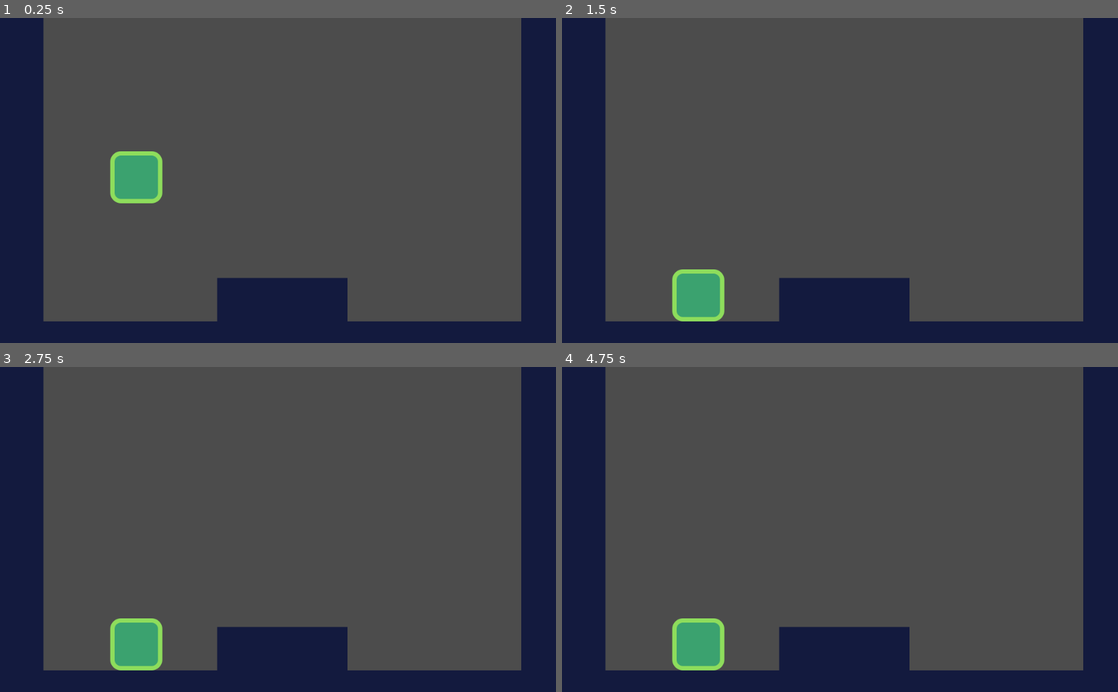
Above: before the commit, frames 1-4 (two rows, left to right).
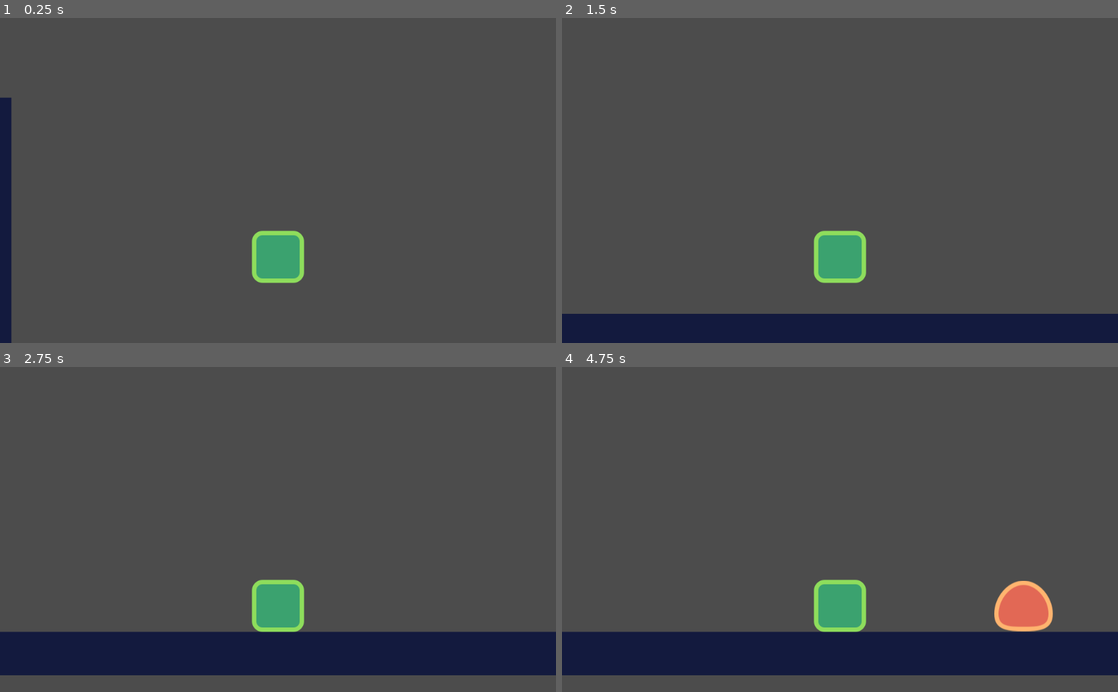
Above: after the commit, the same moments.

Repository: esteimanuel/learn-godot
Game: Godot game, scene res://src/Levels/LevelTemplate.tscn
Same seed, same stepped clock (60 frames per second), same inputs: the game is played once before the commit and once after it.
Inputs:
- Up to frame 1 (0.25 s): no input
- Up to frame 2 (1.5 s): hold Right (move_right, bound only after the commit) from 0.53 s (still down); tap Up (jump, bound only after the commit) at 0.6, 0.77, 1.07, 1.35 s
- Up to frame 3 (2.75 s): tap Up (jump, bound only after the commit) at 1.52, 1.82, 2.1 s; release Right (move_right, bound only after the commit) at 2.03 s; hold A (move_left, bound only after the commit) from 2.03 s (still down)
- Up to frame 4 (4.75 s): tap Enter at 2.75 s; release A (move_left, bound only after the commit) at 2.78 s; hold Right (move_right, bound only after the commit) 2.78-4.28 s; tap Up (jump, bound only after the commit) at 2.85, 3.02, 3.32, 3.6, 3.77, 4.07, 4.35, 4.52 s; hold A (move_left, bound only after the commit) from 4.28 s (still down)

The runs differ from the first frame. In frame 1, 24% of the frame differs, in the area x 0-100%, y 0-100%; in frame 2, 20%; in frame 3, 26%; in frame 4, 28%.

Commit message:
feat: add enemy

Diff:
--- a/project.godot
+++ b/project.godot
@@ -28,6 +28,30 @@
 
 common/drop_mouse_on_gui_input_disabled=true
 
+[input]
+
+move_left={
+"deadzone": 0.5,
+"events": [ Object(InputEventKey,"resource_local_to_scene":false,"resource_name":"","device":0,"alt":false,"shift":false,"control":false,"meta":false,"command":false,"pressed":false,"scancode":65,"physical_scancode":0,"unicode":0,"echo":false,"script":null)
+, Object(InputEventKey,"resource_local_to_scene":false,"resource_name":"","device":0,"alt":false,"shift":false,"control":false,"meta":false,"command":false,"pressed":false,"scancode":16777231,"physical_scancode":0,"unicode":0,"echo":false,"script":null)
+, Object(InputEventJoypadMotion,"resource_local_to_scene":false,"resource_name":"","device":0,"axis":0,"axis_value":-1.0,"script":null)
+ ]
+}
+move_right={
+"deadzone": 0.5,
+"events": [ Object(InputEventKey,"resource_local_to_scene":false,"resource_name":"","device":0,"alt":false,"shift":false,"control":false,"meta":false,"command":false,"pressed":false,"scancode":16777233,"physical_scancode":0,"unicode":0,"echo":false,"script":null)
+, Object(InputEventKey,"resource_local_to_scene":false,"resource_name":"","device":0,"alt":false,"shift":false,"control":false,"meta":false,"command":false,"pressed":false,"scancode":68,"physical_scancode":0,"unicode":0,"echo":false,"script":null)
+, Object(InputEventJoypadMotion,"resource_local_to_scene":false,"resource_name":"","device":0,"axis":0,"axis_value":1.0,"script":null)
+ ]
+}
+jump={
+"deadzone": 0.5,
+"events": [ Object(InputEventKey,"resource_local_to_scene":false,"resource_name":"","device":0,"alt":false,"shift":false,"control":false,"meta":false,"command":false,"pressed":false,"scancode":16777232,"physical_scancode":0,"unicode":0,"echo":false,"script":null)
+, Object(InputEventKey,"resource_local_to_scene":false,"resource_name":"","device":0,"alt":false,"shift":false,"control":false,"meta":false,"command":false,"pressed":false,"scancode":87,"physical_scancode":0,"unicode":0,"echo":false,"script":null)
+, Object(InputEventJoypadMotion,"resource_local_to_scene":false,"resource_name":"","device":0,"axis":1,"axis_value":-1.0,"script":null)
+ ]
+}
+
 [layer_names]
 
 2d_physics/layer_1="player"
--- a/src/Actors/Actor.gd
+++ b/src/Actors/Actor.gd
@@ -1,11 +1,9 @@
 extends KinematicBody2D
 class_name Actor
 
-export var speed = Vector2(300.0, 1000.0)
-export var gravity: = 3000.0
+const FLOOR_NORMAL: = Vector2.UP
 
-var velocity: = Vector2.ZERO
+export var _speed: = Vector2(300.0, 1000.0)
+export var _gravity: = 3000.0
 
-func _physics_process(delta: float) -> void:
-	velocity.y += gravity * delta
-	velocity = move_and_slide(velocity)
+var _velocity: = Vector2.ZERO
--- /dev/null
+++ b/src/Actors/Enemy.gd
@@ -0,0 +1,17 @@
+extends Actor
+
+func _ready() -> void:
+	set_physics_process(false)
+	_velocity.x = -_speed.x
+
+func _on_StompDetector_body_entered(body: Node) -> void:
+	if body.global_position.y > get_node("StompDetector").global_position.y:
+		return
+	get_node("CollisionShape2D").disabled = true
+	queue_free()
+
+func _physics_process(delta: float) -> void:
+	_velocity.y += _gravity * delta
+	if is_on_wall():
+		_velocity.x *= -1.0 # turn around if enemy hits wall
+	_velocity.y = move_and_slide(_velocity, FLOOR_NORMAL).y
--- /dev/null
+++ b/src/Actors/Enemy.tscn
@@ -0,0 +1,38 @@
+[gd_scene load_steps=5 format=2]
+
+[ext_resource path="res://assets/enemy.png" type="Texture" id=1]
+[ext_resource path="res://src/Actors/Enemy.gd" type="Script" id=2]
+
+[sub_resource type="RectangleShape2D" id=1]
+extents = Vector2( 45.5, 33.5 )
+
+[sub_resource type="RectangleShape2D" id=2]
+extents = Vector2( 44, 12.5 )
+
+[node name="Enemy" type="KinematicBody2D"]
+collision_layer = 2
+collision_mask = 9
+script = ExtResource( 2 )
+
+[node name="enemy" type="Sprite" parent="."]
+position = Vector2( 0, -48 )
+texture = ExtResource( 1 )
+
+[node name="CollisionShape2D" type="CollisionShape2D" parent="."]
+position = Vector2( 0.5, -33.5 )
+shape = SubResource( 1 )
+
+[node name="VisibilityEnabler2D" type="VisibilityEnabler2D" parent="."]
+position = Vector2( -2.38419e-06, -33 )
+scale = Vector2( 5.4, 3.3 )
+process_parent = true
+physics_process_parent = true
+
+[node name="StompDetector" type="Area2D" parent="."]
+collision_layer = 2
+
+[node name="CollisionShape2D" type="CollisionShape2D" parent="StompDetector"]
+position = Vector2( 0, -79.5 )
+shape = SubResource( 2 )
+
+[connection signal="body_entered" from="StompDetector" to="." method="_on_StompDetector_body_entered"]
--- a/src/Actors/Player.gd
+++ b/src/Actors/Player.gd
@@ -1 +1,42 @@
 extends Actor
+
+export var stomp_impulse: = 1000.0
+
+func _on_EnemyDetector_area_entered(area: Area2D) -> void:
+	_velocity = calculate_stomp_velocity(_velocity, stomp_impulse)
+
+func _on_EnemyDetector_body_entered(body: Node) -> void:
+	queue_free()
+
+func _physics_process(delta: float) -> void:
+	var is_jump_interrupted: = Input.is_action_just_released("jump") and _velocity.y < 0.0
+	var direction: = get_direction()
+	_velocity = calculate_move_velocity(_velocity, direction, _speed, delta, is_jump_interrupted)
+	_velocity = move_and_slide(_velocity, FLOOR_NORMAL)
+
+func get_direction() -> Vector2:
+	return Vector2(
+		Input.get_action_strength("move_right") - Input.get_action_strength("move_left"),
+		-1.0 if Input.is_action_just_pressed("jump") and is_on_floor() else 1.0
+	)
+
+func calculate_move_velocity(
+		linear_velocity:Vector2,
+		direction: Vector2,
+		_speed: Vector2,
+		delta: float,
+		is_jump_interrupted: bool
+	) -> Vector2:
+	var new_velocity: = linear_velocity
+	new_velocity.x = _speed.x * direction.x
+	new_velocity.y += _gravity * delta
+	if direction.y == -1.0:
+		new_velocity.y = _speed.y * direction.y
+	if is_jump_interrupted:
+		new_velocity.y = 0.0
+	return new_velocity
+
+func calculate_stomp_velocity(linear_velocity:Vector2, impulse:float) -> Vector2:
+	var out: = linear_velocity
+	out.y = -impulse
+	return out
--- a/src/Actors/Player.tscn
+++ b/src/Actors/Player.tscn
@@ -6,7 +6,11 @@
 [sub_resource type="RectangleShape2D" id=1]
 extents = Vector2( 40, 40 )
 
+[sub_resource type="RectangleShape2D" id=2]
+extents = Vector2( 46, 43 )
+
 [node name="Player" type="KinematicBody2D"]
+collision_mask = 8
 script = ExtResource( 2 )
 
 [node name="Player" type="Sprite" parent="."]
@@ -16,3 +20,19 @@
 [node name="CollisionShape2D" type="CollisionShape2D" parent="."]
 position = Vector2( 0, -40 )
 shape = SubResource( 1 )
+
+[node name="Camera2D" type="Camera2D" parent="."]
+position = Vector2( 0, -189 )
+current = true
+
+[node name="EnemyDetector" type="Area2D" parent="."]
+collision_layer = 0
+collision_mask = 2
+
+[node name="CollisionShape2D" type="CollisionShape2D" parent="EnemyDetector"]
+modulate = Color( 0.117647, 0.0705882, 0.658824, 1 )
+position = Vector2( 0, -43 )
+shape = SubResource( 2 )
+
+[connection signal="area_entered" from="EnemyDetector" to="." method="_on_EnemyDetector_area_entered"]
+[connection signal="body_entered" from="EnemyDetector" to="." method="_on_EnemyDetector_body_entered"]
--- a/src/Levels/LevelTemplate.tscn
+++ b/src/Levels/LevelTemplate.tscn
@@ -1,15 +1,21 @@
-[gd_scene load_steps=3 format=2]
+[gd_scene load_steps=4 format=2]
 
 [ext_resource path="res://assets/tileset.tres" type="TileSet" id=1]
 [ext_resource path="res://src/Actors/Player.tscn" type="PackedScene" id=2]
+[ext_resource path="res://src/Actors/Enemy.tscn" type="PackedScene" id=3]
 
 [node name="LevelTemplate" type="Node2D"]
 
 [node name="TileMap" type="TileMap" parent="."]
 tile_set = ExtResource( 1 )
 cell_size = Vector2( 80, 80 )
+collision_layer = 8
+collision_mask = 0
 format = 1
-tile_data = PoolIntArray( 0, 0, 0, 12, 0, 0, 65536, 0, 0, 65548, 0, 0, 131072, 0, 0, 131084, 0, 0, 196608, 0, 0, 196620, 0, 0, 262144, 0, 0, 262156, 0, 0, 327680, 0, 0, 327692, 0, 0, 393216, 0, 0, 393221, 0, 0, 393222, 0, 0, 393223, 0, 0, 393228, 0, 0, 458752, 0, 0, 458753, 0, 0, 458754, 0, 0, 458755, 0, 0, 458756, 0, 0, 458757, 0, 0, 458758, 0, 0, 458759, 0, 0, 458760, 0, 0, 458761, 0, 0, 458762, 0, 0, 458763, 0, 0, 458764, 0, 0 )
+tile_data = PoolIntArray( 65532, 0, 0, 25, 0, 0, 131068, 0, 0, 65561, 0, 0, 196604, 0, 0, 131097, 0, 0, 262140, 0, 0, 196633, 0, 0, 327676, 0, 0, 262169, 0, 0, 393212, 0, 0, 327705, 0, 0, 458748, 0, 0, 393241, 0, 0, 524284, 0, 0, 524285, 0, 0, 524286, 0, 0, 524287, 0, 0, 458752, 0, 0, 458753, 0, 0, 458754, 0, 0, 458755, 0, 0, 458756, 0, 0, 458757, 0, 0, 458758, 0, 0, 458759, 0, 0, 458760, 0, 0, 458761, 0, 0, 458762, 0, 0, 458763, 0, 0, 458764, 0, 0, 458765, 0, 0, 458766, 0, 0, 458767, 0, 0, 458768, 0, 0, 458769, 0, 0, 458770, 0, 0, 458771, 0, 0, 458772, 0, 0, 458773, 0, 0, 458774, 0, 0, 458775, 0, 0, 458776, 0, 0, 458777, 0, 0 )
 
 [node name="Player" parent="." instance=ExtResource( 2 )]
 position = Vector2( 251, 242 )
+
+[node name="Enemy" parent="." instance=ExtResource( 3 )]
+position = Vector2( 1399, 563 )
Not shown: 1 places in src/Actors/Player.tscn that only renumber resources
Not shown, changed: .gitignore
